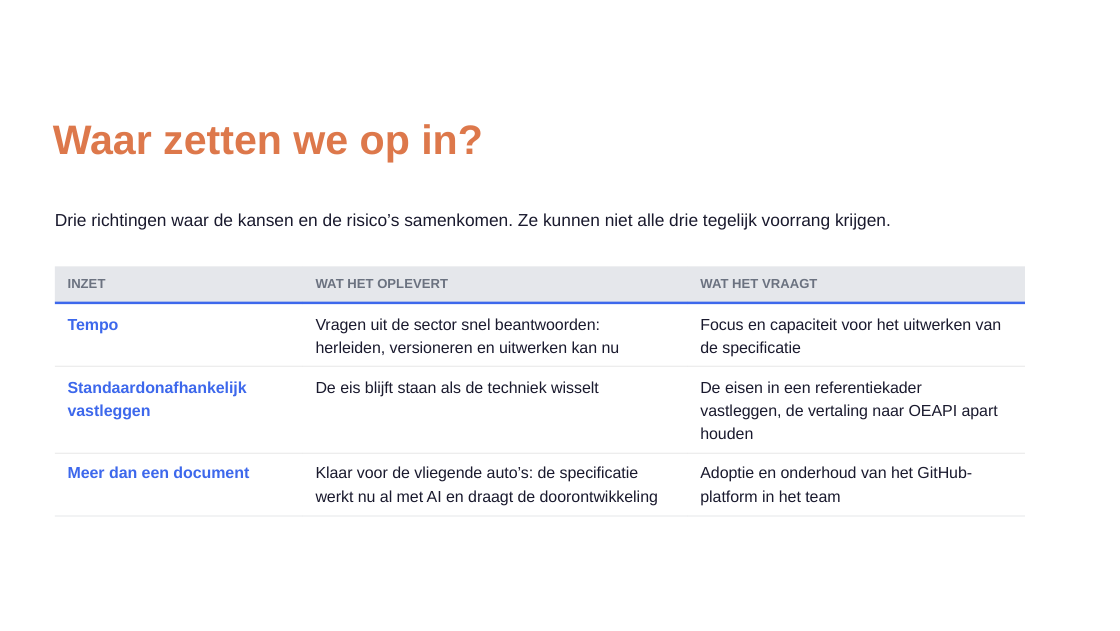
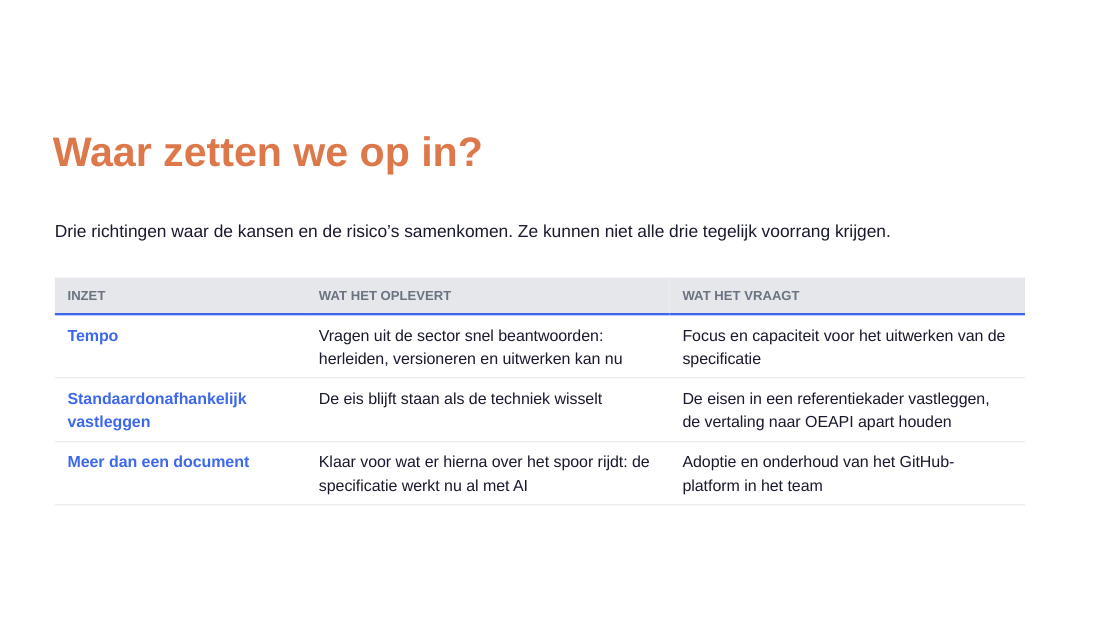
Before and after one commit to Npuls-OKx/meta, a slide deck: slide 12 of presentaties/export/260904_ai_houdbaarheid/260904_ai_houdbaarheid.pptx (slide 19 before the commit). Drawn at 1120x631 pixels with LibreOffice and Linux fonts; fonts in the diff are those of the drawing; background and template pictures are left out. Boxes give left, top, right and bottom in pixels: in the first picture for what was removed or moved away, otherwise in the second. Text is boxed around its words. In the diff, an @@ line names an element or a change of style, - is before the commit and + after.

Commit message:
Deck ingekort en het antwoord op de vraag toegevoegd
Van twintig naar dertien slides, na de review van Ruud en Niels.

De acht historieslides gaan naar een: vier tijdvakken naast elkaar, met
per tijdvak de lagen die erbij kwamen. De trend in aantallen blijft, want
die noemde Ruud belangrijk. De slide over hetzelfde woord met een andere
betekenis vervalt.

Nieuw is het antwoord op de vraag die het deck nog niet gaf: wat als AI
alles anders doet. Wat AI overneemt, wat AI niet overneemt en wat er dan
verandert, met het rechtsfeit als grens.

Nieuw is ook wat er gebeurde toen de afspraak er kwam: spoorbreedte, de
zeecontainer en TCP/IP. Bewust drie keer dezelfde vorm en geen groeicijfer
van spoorwegen naast het BNP, want dat verband is doorgeprikt. Daaruit
volgt de schouders-van-reuzen-lijn van Niels.

De conclusie neemt de aanklacht over: ja, we bouwen een stoomtrein, en we
leggen meteen de rails. De kansenslide vervalt, want die vertelde bekende
doelen terug; de katalysatorrol staat nu bij de drie casussen.

Risico twee heet nu dat de eis straks alleen nog in OEAPI-vorm bestaat,
met de keuze voor OEAPI expliciet buiten de discussie. De vliegende auto
staat alleen nog in de aanleiding, waar hij als citaat hoort.

Relateert aan: #212

```diff
--- a/presentaties/export/260904_ai_houdbaarheid/260904_ai_houdbaarheid.pptx
+++ b/presentaties/export/260904_ai_houdbaarheid/260904_ai_houdbaarheid.pptx
@@ freeform shape: place and size @@
-freeform shape at bbox=[303, 267, 688, 303]
+freeform shape at bbox=[306, 278, 669, 314]
@@ freeform shape: place and size @@
-freeform shape at bbox=[688, 267, 1025, 303]
+freeform shape at bbox=[669, 278, 1025, 314]
@@ text "WAT HET VRAAGT": place and size @@
-text "WAT HET VRAAGT" at bbox=[700, 279, 817, 288]
+text "WAT HET VRAAGT" at bbox=[683, 291, 799, 300]
@@ freeform shape: place and size @@
-freeform shape at bbox=[303, 302, 688, 304]
+freeform shape at bbox=[306, 313, 669, 315]
@@ freeform shape: place and size @@
-freeform shape at bbox=[688, 302, 1025, 304]
+freeform shape at bbox=[669, 313, 1025, 315]
@@ text at bbox=[683, 329, 1006, 345]: text changed @@
-Focus en capaciteit voor het uitwerken van
+Focus en capaciteit voor het uitwerken van de
@@ 4 texts: place and size @@
-4 texts at bbox=[316, 279, 620, 397]
+4 texts at bbox=[319, 291, 623, 408]
@@ text at bbox=[683, 352, 762, 368]: text changed @@
-de speciﬁcatie
+speciﬁcatie
@@ 6 texts, 3 freeform shapes: place and size @@
-6 texts, 3 freeform shapes at bbox=[53, 124, 891, 420]
+6 texts, 3 freeform shapes at bbox=[53, 136, 891, 431]
@@ freeform shape: place and size @@
-freeform shape at bbox=[303, 365, 688, 366]
+freeform shape at bbox=[306, 377, 669, 378]
@@ freeform shape: place and size @@
-freeform shape at bbox=[688, 365, 1025, 366]
+freeform shape at bbox=[669, 377, 1025, 378]
@@ text at bbox=[683, 392, 989, 408]: text changed @@
-De eisen in een referentiekader
+De eisen in een referentiekader vastleggen,
@@ text at bbox=[683, 415, 952, 431]: text changed @@
-vastleggen, de vertaling naar OEAPI apart
+de vertaling naar OEAPI apart houden
@@ freeform shape: place and size @@
-freeform shape at bbox=[303, 452, 688, 453]
+freeform shape at bbox=[306, 441, 669, 442]
@@ freeform shape: place and size @@
-freeform shape at bbox=[688, 452, 1025, 453]
+freeform shape at bbox=[669, 441, 1025, 442]
@@ text removed at bbox=[700, 427, 753, 439] @@
-houden
@@ text at bbox=[319, 479, 528, 495]: text changed @@
-werkt nu al met AI en draagt de doorontwikkeling
+speciﬁcatie werkt nu al met AI
@@ text at bbox=[319, 455, 650, 471]: text changed @@
-Klaar voor de vliegende auto’s: de speciﬁcatie
+Klaar voor wat er hierna over het spoor rijdt: de
@@ text "Adoptie en onderhoud van het ...": place and size @@
-text "Adoptie en onderhoud van het ..." at bbox=[700, 466, 972, 482]
+text "Adoptie en onderhoud van het ..." at bbox=[683, 455, 955, 471]
@@ text "platform in het team": place and size @@
-text "platform in het team" at bbox=[700, 490, 840, 506]
+text "platform in het team" at bbox=[683, 479, 823, 495]
@@ 2 freeform shapes, 1 text: place and size @@
-2 freeform shapes, 1 text at bbox=[55, 452, 303, 517]
+2 freeform shapes, 1 text at bbox=[55, 441, 306, 505]
@@ freeform shape: place and size @@
-freeform shape at bbox=[303, 516, 688, 517]
+freeform shape at bbox=[306, 504, 669, 505]
@@ freeform shape: place and size @@
-freeform shape at bbox=[688, 516, 1025, 517]
+freeform shape at bbox=[669, 504, 1025, 505]
```
Also in this commit, not shown: 7 other slides changed, 1 slide added, 8 slides removed, 2 other files.
